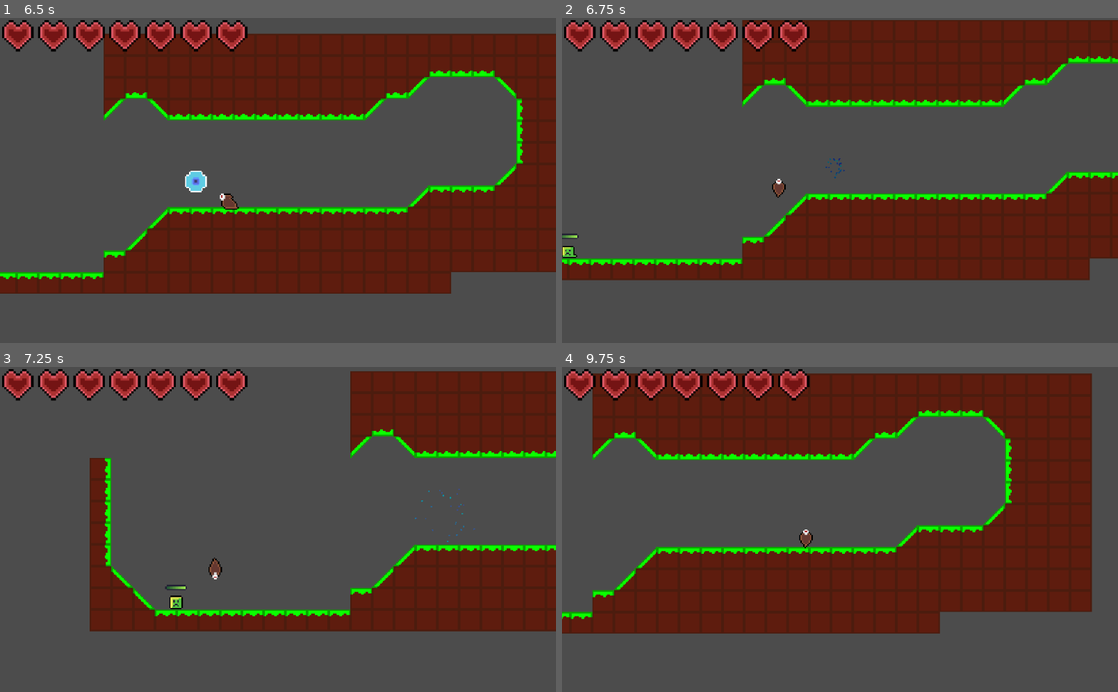
Above: before the commit, frames 1-4 (two rows, left to right).
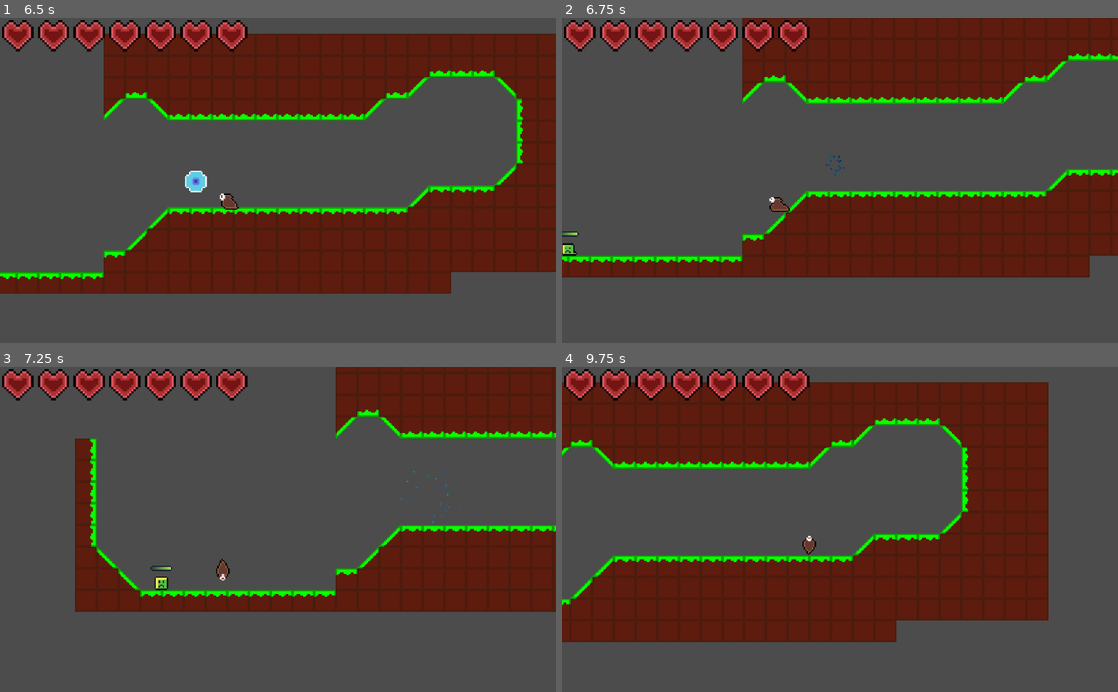
Above: after the commit, the same moments.

Repository: Shoter99/GameJamFirst
Game: Godot game, scene res://enviroment/level prefab/Level test.tscn
Two runs of this game, one before a commit and one after it. Both use one fixed random seed, a clock stepped at 60 frames per second and the inputs below.
Inputs (mouse positions are in pixels of both pictures, inside the frame that each line leads up to):
- Up to frame 1 (6.5 s): move the mouse to (400, 164) at 0.52 s; hold Shift (Slide) 0.53-1.28 s; hold Right (move_right) 0.53-2.03 s; tap Space (jump) at 0.77, 1.52, 3.02, 3.77, 4.52, 6.02 s; move the mouse to (166, 196) at 1.27 s; click (166, 196) at 1.35 s; move the mouse to (333, 109) at 2.02 s; hold Left (move_left) 2.03-2.78 s; hold Shift (Slide) 2.03-2.78 s; move the mouse to (250, 245) at 2.77 s; hold Right (move_right) 2.78-4.28 s; click (250, 245) at 2.85 s; move the mouse to (444, 229) at 3.52 s; hold Shift (Slide) 3.53-4.28 s; move the mouse to (111, 131) at 4.27 s; hold Left (move_left) 4.28-5.03 s; click (111, 131) at 4.35 s; move the mouse to (305, 180) at 5.02 s; hold Right (move_right) 5.03-5.78 s; hold Shift (Slide) 5.03-5.78 s; move the mouse to (194, 99) at 5.77 s; hold Left (move_left) from 5.78 s (still down); click (194, 99) at 5.85 s
- Up to frame 2 (6.75 s): keep holding Left (move_left); move the mouse to (962, 164) at 6.52 s; hold Shift (Slide) from 6.53 s (still down)
- Up to frame 3 (7.25 s): keep holding Left (move_left); keep holding Shift (Slide); tap Space (jump) at 6.77 s
- Up to frame 4 (9.75 s): move the mouse to (728, 545) at 7.27 s; release Left (move_left) at 7.28 s; release Shift (Slide) at 7.28 s; hold Right (move_right) 7.28-9.53 s; click (728, 545) at 7.35 s; tap Space (jump) at 7.52, 9.02 s; move the mouse to (895, 458) at 8.02 s; hold Shift (Slide) 8.03-8.78 s; move the mouse to (812, 594) at 8.77 s; click (812, 594) at 8.85 s; move the mouse to (1006, 578) at 9.52 s; hold Left (move_left) from 9.53 s (still down); hold Shift (Slide) from 9.53 s (still down)

Frame 1 is identical in both runs. In frame 2, 5.4% of the frame differs, in the area x 0-100%, y 0-81%; in frame 3, 18%; in frame 4, 21%, in the area x 0-96%, y 1-85%.

Commit message:
Increased snap vector

Diff:
--- a/Player/MovementScript.gd
+++ b/Player/MovementScript.gd
@@ -13,7 +13,7 @@
 var isInWater = false
 var canSwim = false
 var velocity = Vector2()
-var snapVector = Vector2.DOWN * 4
+var snapVector = Vector2.DOWN * 6
 var isOnWall : bool = false
 var isGliding : bool = false
 var whereWall: = "right"
@@ -108,7 +108,7 @@
 		elif velocity.x < 0 and is_on_floor():
 			velocity.x += 400 * delta
 	velocity = move_and_slide_with_snap(velocity, snapVector, Vector2.UP)
-	snapVector = Vector2.DOWN * 4
+	snapVector = Vector2.DOWN * 6
 	if is_on_floor():
 		jumpsRemaining = 2
 		isJumping = false
